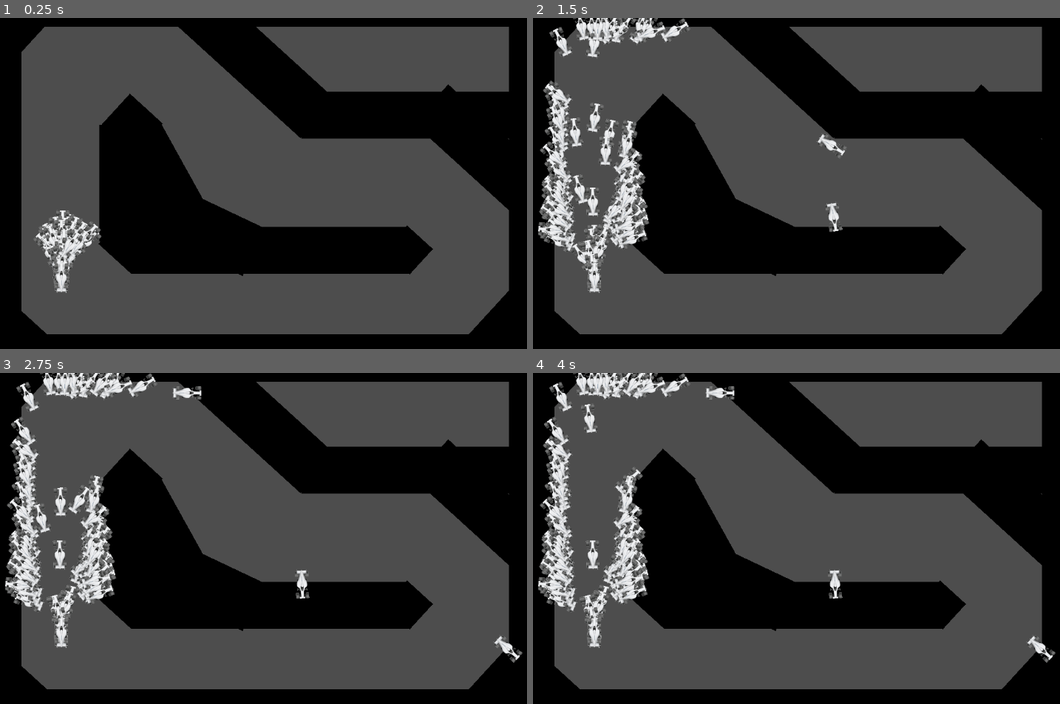
Above: before the commit, frames 1-4 (two rows, left to right).
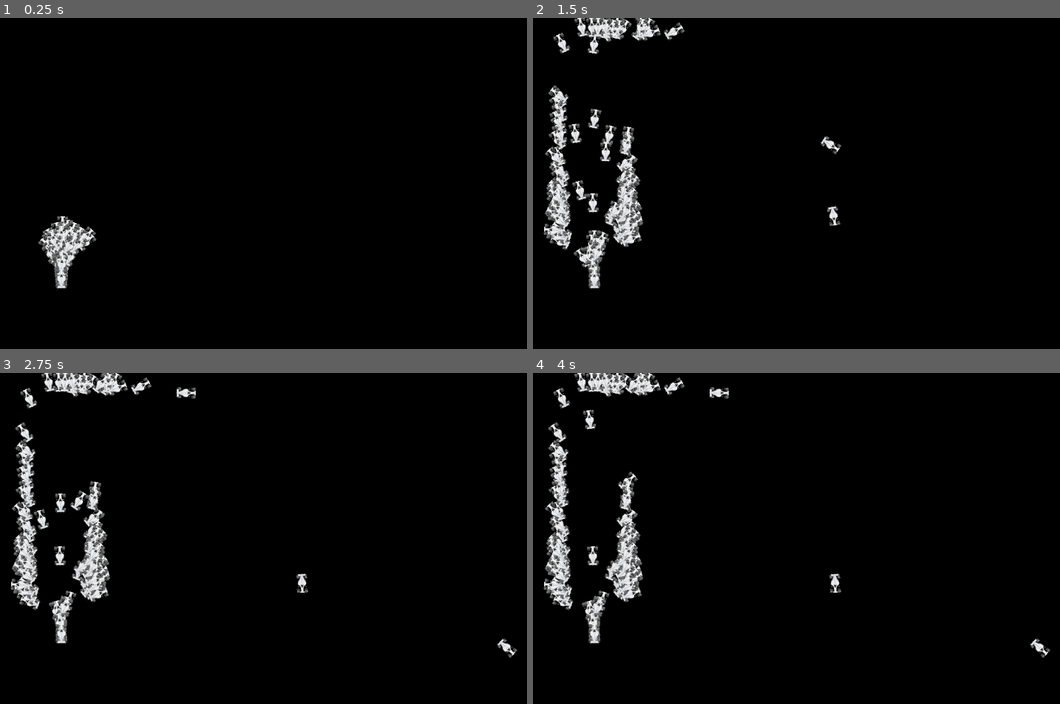
Above: after the commit, the same moments.

Repository: Eliyaan/IA_Voitures_GeneticAlgorithm
Game: Godot game, scene res://scene/main.tscn
Same seed, same stepped clock (60 frames per second), same inputs: the game is played once before the commit and once after it.
Inputs:
- Up to frame 1 (0.25 s): no input
- Up to frame 2 (1.5 s): no input
- Up to frame 3 (2.75 s): no input
- Up to frame 4 (4 s): no input

The runs differ from the first frame. In frame 1, 59% of the frame differs, in the area x 4-97%, y 2-96%; in frame 2, 60%; in frame 3, 60%; in frame 4, 60%, in the area x 0-100%, y 0-96%.

Commit message:
_

Diff:
--- a/scene/main.tscn
+++ b/scene/main.tscn
@@ -1,13 +1,19 @@
-[gd_scene load_steps=5 format=3 uid="uid://g81eg0hrr6ud"]
+[gd_scene load_steps=6 format=3 uid="uid://g81eg0hrr6ud"]
 
 [ext_resource type="Script" path="res://codes/main.gd" id="1_c5d5b"]
 [ext_resource type="PackedScene" uid="uid://dlbqgeld5mfxf" path="res://scene/voiture.tscn" id="2_qud33"]
+[ext_resource type="Texture2D" uid="uid://bp7gwt5ka12fp" path="res://images/wall.png" id="3_fnaab"]
 [ext_resource type="PackedScene" uid="uid://b12qt4hobwfh5" path="res://scene/wall.tscn" id="3_x67t4"]
 [ext_resource type="PackedScene" uid="uid://mmn38yo4lrnn" path="res://scene/point_checkpoint.tscn" id="4_3d8sx"]
 
 [node name="Main" type="Node2D"]
 script = ExtResource("1_c5d5b")
 voitures = ExtResource("2_qud33")
+
+[node name="Sprite2D" type="Sprite2D" parent="."]
+position = Vector2(55, -2.5)
+scale = Vector2(74.3, 52.55)
+texture = ExtResource("3_fnaab")
 
 [node name="Camera2D" type="Camera2D" parent="."]
 
--- a/scene/voiture.tscn
+++ b/scene/voiture.tscn
@@ -25,8 +25,8 @@
 scale = Vector2(0.1, 0.0999991)
 
 [node name="Voiture" type="AnimatedSprite2D" parent="Car"]
-position = Vector2(9.53674e-07, -210.002)
-scale = Vector2(5.75, 5.75)
+position = Vector2(0, -191.32)
+scale = Vector2(4.65278, 3.8264)
 sprite_frames = SubResource("SpriteFrames_ydn53")
 animation = &"new_animation"
 
